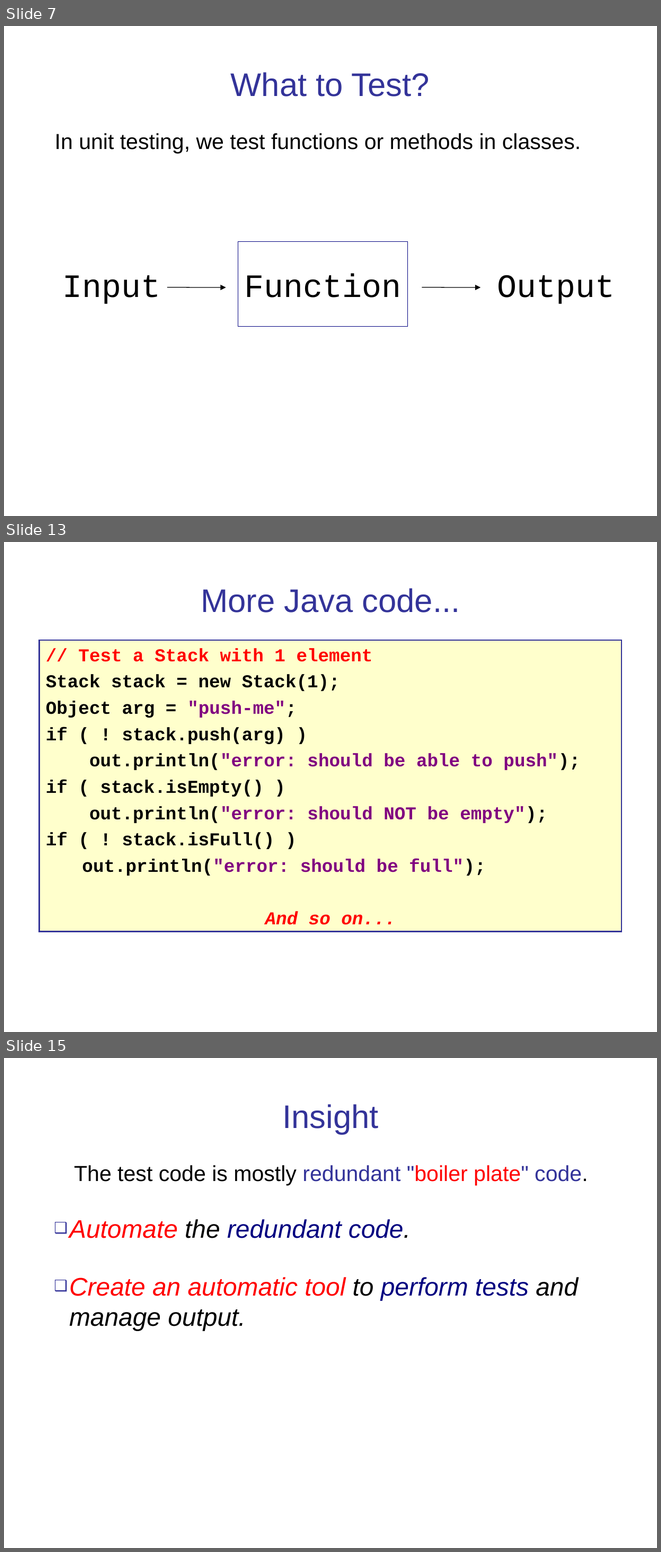
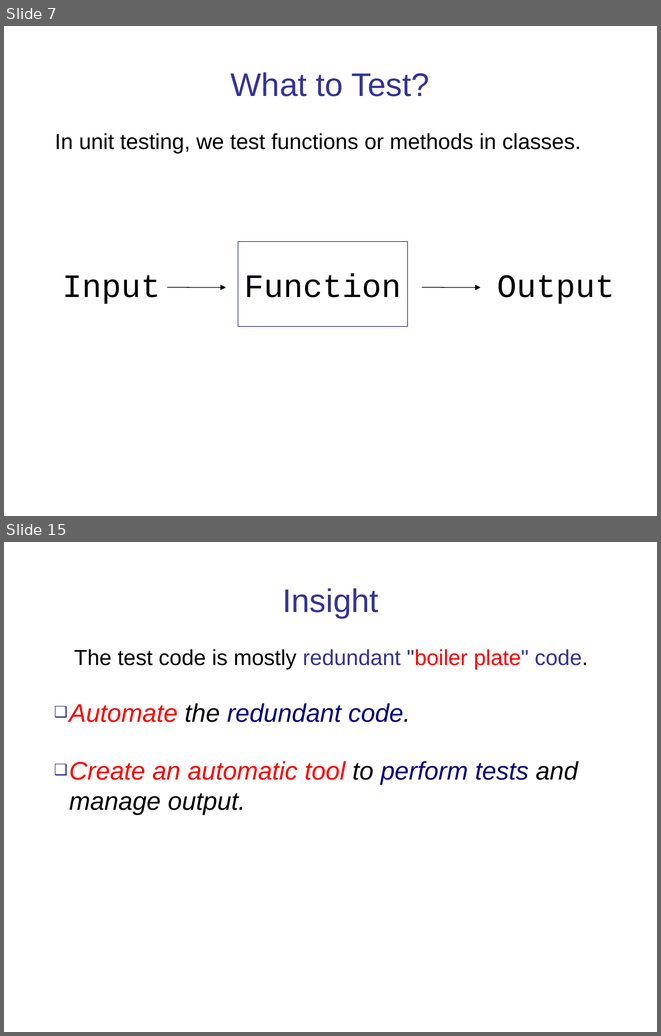
Before and after one commit to cpske/ISP, a slide deck: testing/UnitTesting.ppt. Shown one above the other, each under a label of ours: slides 7, 13 and 15 before the commit, slides 7 and 15 after it; the slides between them are not shown. The pictures are 661x1552 and 661x1036 pixels, drawn with LibreOffice and Linux fonts; fonts in the diff are those of the drawing. Boxes give left, top, right and bottom in pixels: in the first picture for what was removed or moved away, otherwise in the second. Text is boxed around its words. In the diff, an @@ line names an element or a change of style, - is before the commit and + after.

```diff
--- a/testing/UnitTesting.ppt
+++ b/testing/UnitTesting.ppt
@@ slide 13 removed at <box>4,542,657,1032</box>, background #FFFFFF @@
@@ title removed at <box>201,588,460,612</box> @@
-More Java code...
@@ rectangle removed at <box>40,640,621,931</box> @@
-// Test a Stack with 1 element
-Stack stack = new Stack(1);
-Object arg = "push-me";
-if ( ! stack.push(arg) )
-out.println("error: should be able to push");
-if ( stack.isEmpty() )
-out.println("error: should NOT be empty");
-if ( ! stack.isFull() )
-out.println("error: should be full");
-And so on...
```
Also in this commit, not shown: 5 slides changed, 1 slide added, 7 other files.
